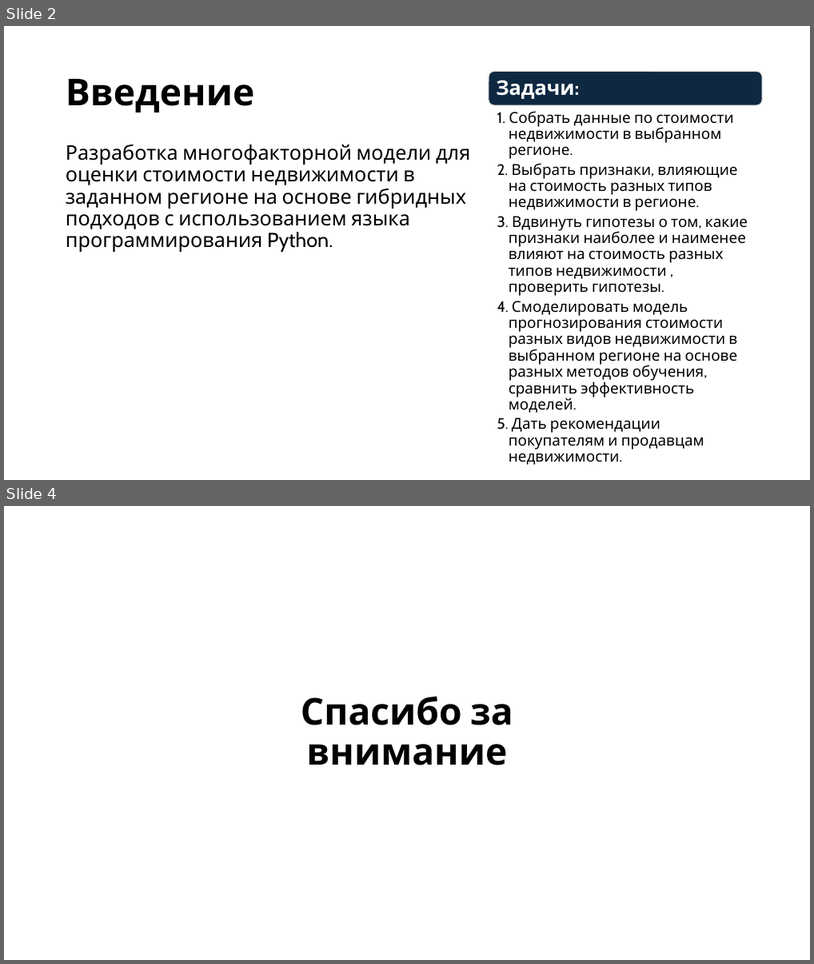
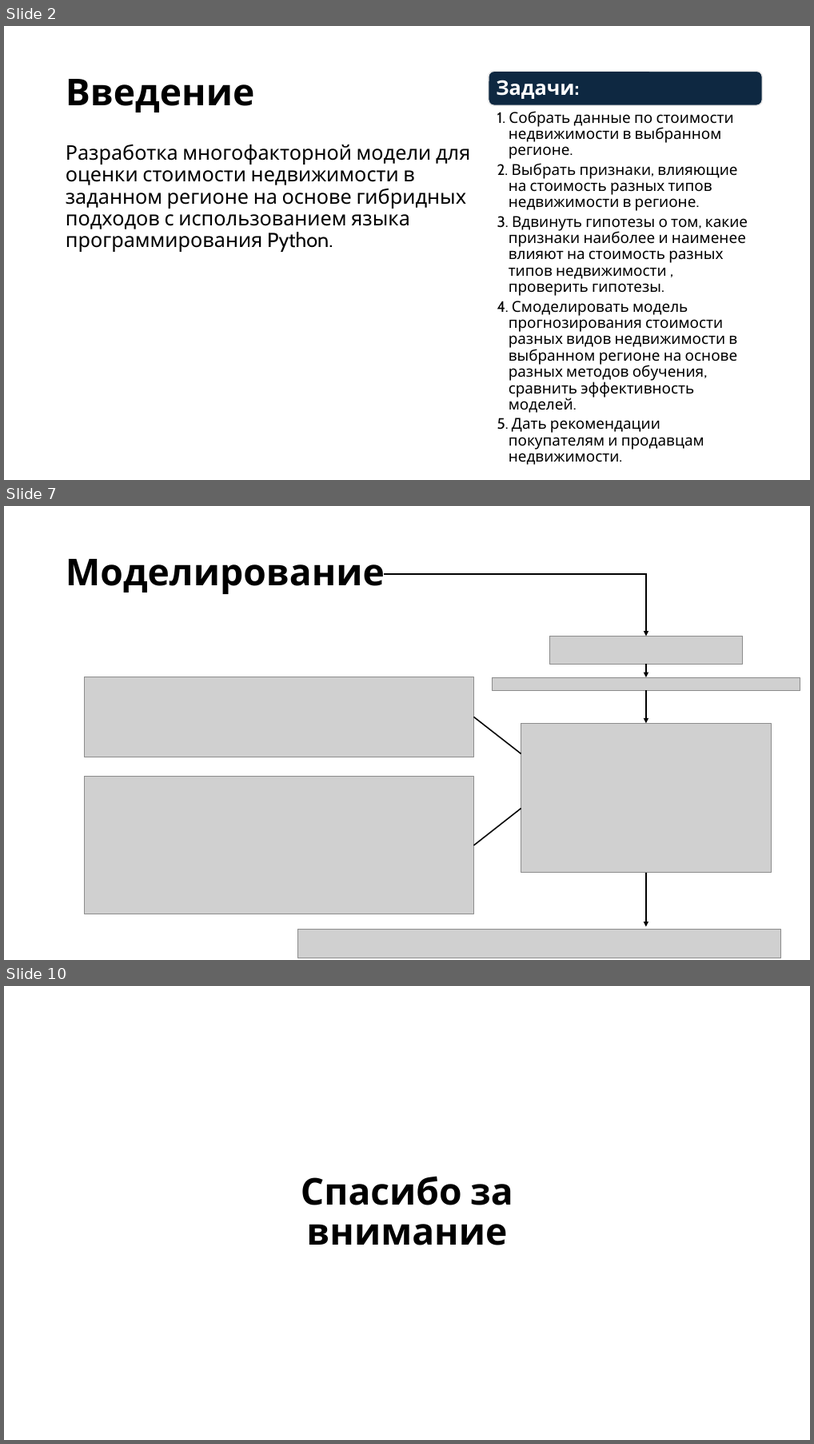
Before and after one commit to kuznetsovgg/predictive, a slide deck: presentations/Кузнецов DevOps24-2м - Предиктивная АБД 3.pptx. Shown one above the other, each under a label of ours: slides 2 and 4 before the commit, slides 2, 7 and 10 after it; the slides between them are not shown. The pictures are 814x964 and 814x1444 pixels, drawn with LibreOffice and Linux fonts; fonts in the diff are those of the drawing; grey boxes stand for pictures. Boxes give left, top, right and bottom in pixels: in the first picture for what was removed or moved away, otherwise in the second. Text is boxed around its words. In the diff, an @@ line names an element or a change of style, - is before the commit and + after.

```diff
--- a/presentations/Кузнецов DevOps24-2м - Предиктивная АБД 3.pptx
+++ b/presentations/Кузнецов DevOps24-2м - Предиктивная АБД 3.pptx
@@ slide 7 added at bbox=[4, 506, 810, 960], background #FFFFFF @@
@@ title added at bbox=[66, 559, 385, 594], 44 pt, text #000000, bold @@
+Моделирование
@@ elbow arrow added from (385, 574) to (646, 636), #000000 1.5 pt @@
@@ picture added at bbox=[550, 636, 743, 664] @@
@@ arrow added from (646, 664) to (646, 677), #000000 1.5 pt @@
@@ picture added at bbox=[85, 676, 474, 757] @@
@@ picture added at bbox=[492, 677, 801, 691] @@
@@ arrow added from (646, 691) to (646, 723), #000000 1.5 pt @@
@@ line added from (474, 716) to (522, 753), #000000 1.5 pt @@
@@ picture added at bbox=[522, 723, 772, 872] @@
@@ picture added at bbox=[85, 776, 474, 914] @@
@@ line added from (474, 845) to (522, 808), #000000 1.5 pt @@
@@ arrow added from (646, 872) to (646, 927), #000000 1.5 pt @@
@@ picture added at bbox=[298, 929, 782, 958] @@
@@ what was slide 4 is now slide 10 @@
```
Also in this commit, not shown: 6 other slides added, 1 slide removed, 2 other files.
